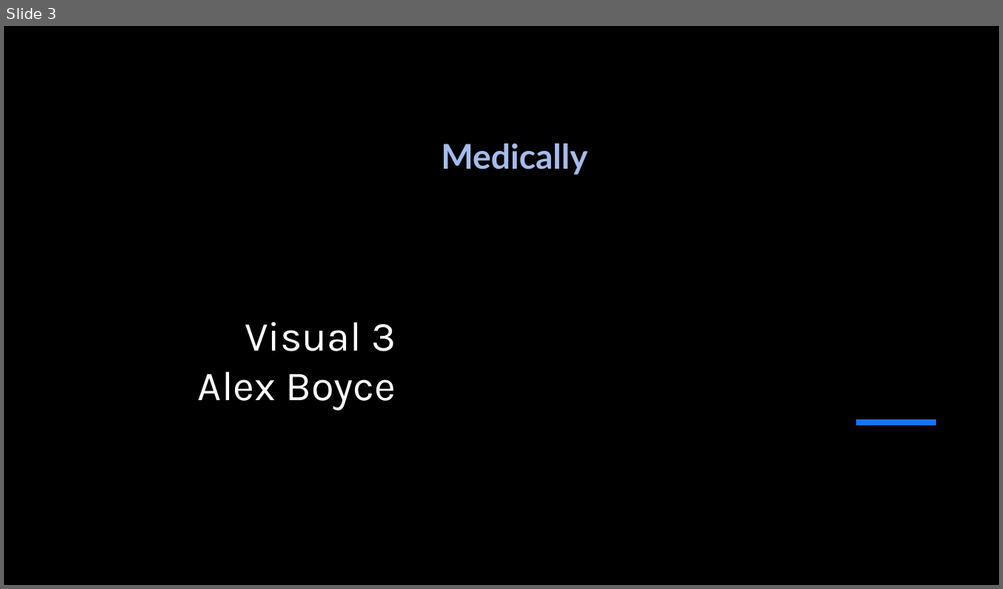
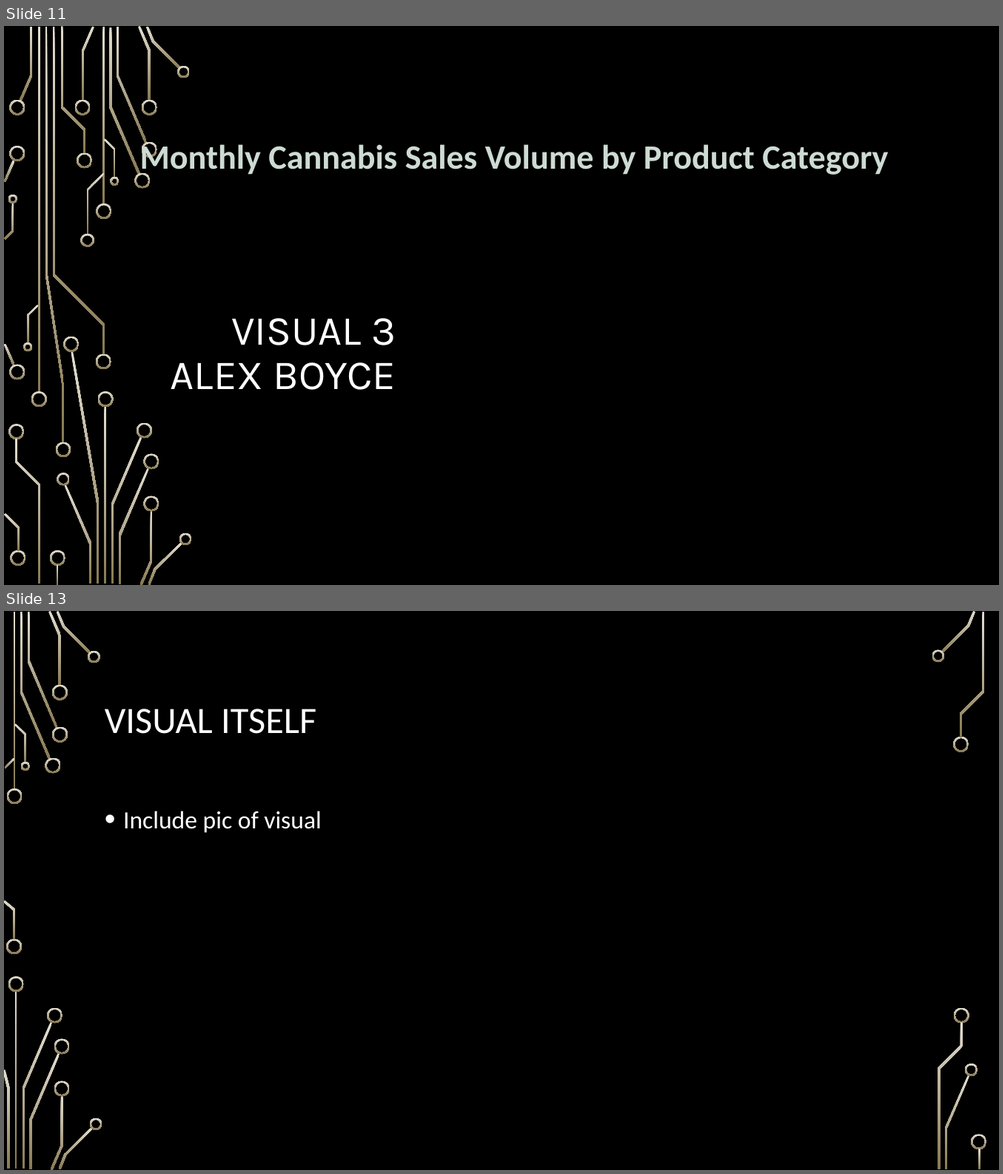
Before and after one commit to nood-leog/CS445-Group, a slide deck: Final Presentation Slides.pptx. Shown one above the other, each under a label of ours: slide 3 before the commit, slides 11 and 13 after it; the slides between them are not shown. The pictures are 1003x589 and 1003x1174 pixels, drawn with LibreOffice and Linux fonts; fonts in the diff are those of the drawing; background and template pictures are left out. Boxes give left, top, right and bottom in pixels: in the first picture for what was removed or moved away, otherwise in the second. Text is boxed around its words. In the diff, an @@ line names an element or a change of style, - is before the commit and + after.

```diff
--- a/Final Presentation Slides.pptx
+++ b/Final Presentation Slides.pptx
@@ slide 13 added at (4,611,999,1170), background picture (left out) @@
@@ title added at (105,709,316,734), 36 pt, text #FFFFFF @@
+VISUAL ITSELF
@@ text added at (123,811,321,833), 24 pt, text #FFFFFF @@
+• Include pic of visual
@@ group added at (4,611,987,1170): 33 freeform shapes, 3 rectangles @@
@@ what was slide 3 is now slide 11 @@
@@ slide 11 changed as well @@
@@ rectangle removed at (301,26,999,585) @@
@@ text at (140,140,888,177): text changed; font Lato to Calibri; text colour #A5BCEB to #CDDBD3 @@
-Medically
+Monthly Cannabis Sales Volume by Product Category
@@ title at (170,318,396,390): text changed @@
-Visual 3
-Alex Boyce
+VISUAL 3
+ALEX BOYCE
@@ line removed from (856, 423) to (936, 423) @@
@@ group added at (4,26,192,585): 50 freeform shapes, 4 rectangles @@
```
Also in this commit, not shown: 21 other slides changed, 15 other slides added.
